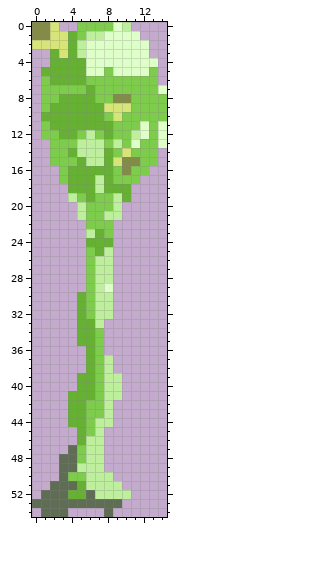
One commit to this pixel-art sprite: assets/images/plant.png. Above, as it was before the edit.
The file is 15x55 pixels.
Once edited:
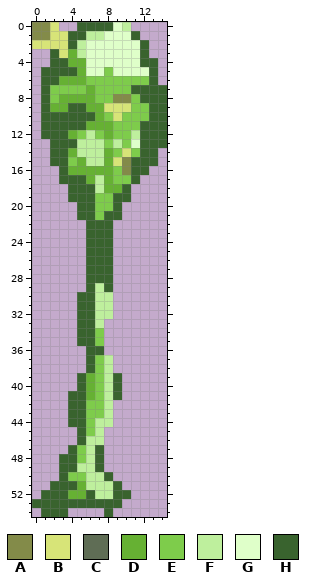
Palette (. is transparent): A #838b49  B #d7e478  C #5f6d55  D #66b133  E #7ecc4b  F #beef9d  G #dfffc9  H #39632e
Changes in this commit:
The edit turns colour A into colour H in row 15 at x 11.
The edit turns colour C into colour H in row 47 at x 4; in rows 48 to 49 at x 3 to 4; in row 50 at x 3; in row 51 at x 2 to 4; in row 52 at x 1 to 3 and 6; in row 53 at x 0 to 9.
The edit turns colour C into colour H in row 54 at x 1 to 3 and 8.
The edit turns colour D into colour H in rows 1 to 2 at x 4; in row 3 at x 2; in row 4 at x 2 to 3; in row 5 at x 1 to 4; in row 6 at x 2; in row 9 at x 4 to 5.
The edit turns colour D into colour H in row 10 at x 1 to 6; in row 11 at x 2 to 5; in row 12 at x 3; in row 17 at x 4 to 5; in row 18 at x 4 to 6 and 10; in row 19 at x 6 and 10.
The edit turns colour D into colour H in row 23 at x 7; in row 24 at x 6 to 8; in row 25 at x 7; in rows 30 to 32 at x 5; in rows 33 to 35 at x 5 to 6; in rows 36 to 38 at x 6.
The edit turns colour D into colour H in rows 39 to 40 at x 5; in rows 41 to 44 at x 4 to 5; in rows 45 to 46 at x 5.
The edit turns colour E into colour H in row 0 at x 5 to 8; in row 1 at x 5; in row 5 at x 13; in row 6 at x 1 and 13; in row 7 at x 1 and 11 to 13; in row 8 at x 1 and 12 to 14.
The edit turns colour E into colour H in row 9 at x 1 and 13 to 14; in row 10 at x 13 to 14; in row 11 at x 1 and 13; in row 12 at x 1 to 2 and 13; in row 13 at x 2 to 4 and 12 to 13; in rows 14 to 15 at x 2 to 3 and 12 to 13.
The edit turns colour E into colour H in row 16 at x 3 and 11 to 12; in row 17 at x 3 and 11; in row 19 at x 5; in rows 20 to 21 at x 6; in row 22 at x 6 to 8; in row 23 at x 8.
The edit turns colour E into colour H in rows 25 to 32 at x 6; in row 36 at x 7.
The edit turns colour F into colour H in row 19 at x 4 and 9; in row 20 at x 5 and 9; in row 21 at x 5 and 8 to 9; in row 23 at x 6; in row 25 at x 8; in rows 26 to 28 at x 7 to 8.
The edit turns colour F into colour H in rows 39 to 41 at x 9; in rows 47 to 49 at x 7; in row 50 at x 8; in row 51 at x 9; in row 52 at x 9 to 10.
The edit turns colour G into colour H in row 1 at x 11; in rows 2 to 3 at x 12; in row 4 at x 12 to 13; in row 7 at x 14; in rows 11 to 12 at x 12 and 14; in row 13 at x 14.
The edit turns colour G into colour H in row 29 at x 8.
Changed places in both pictures, as pixel boxes (x1, y1, x2, y2):
changed: (32, 22, 167, 517)
